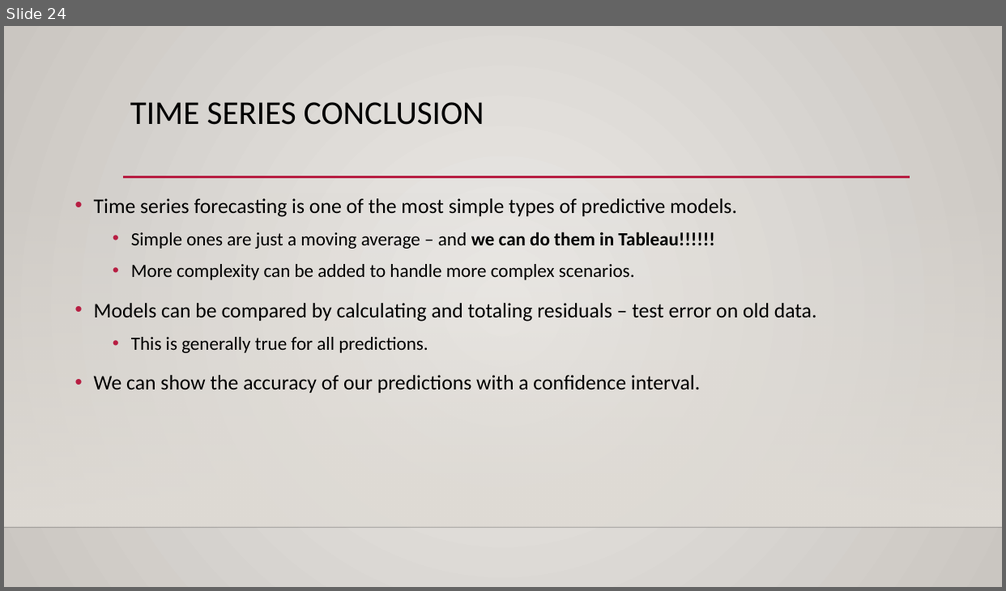
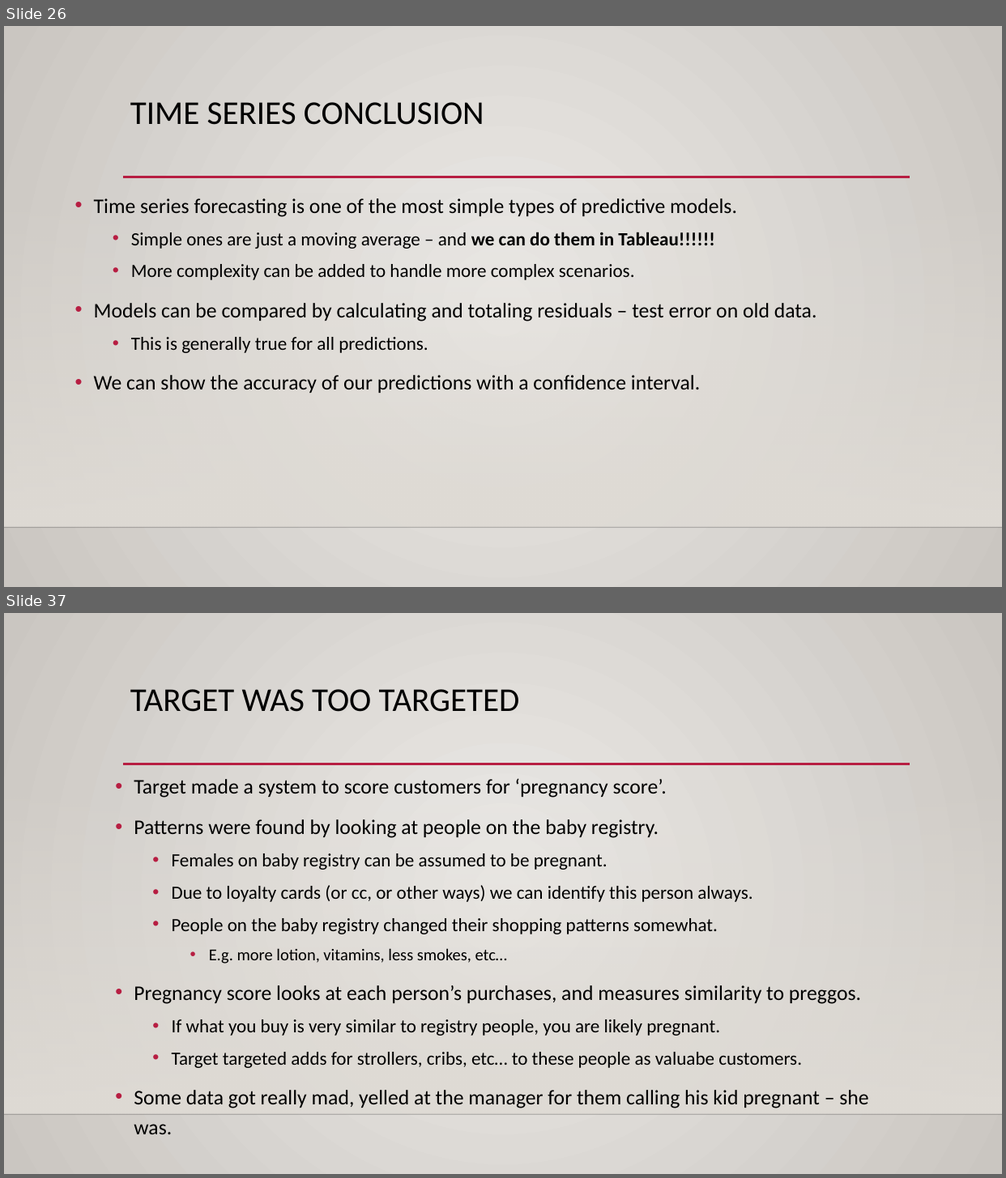
Before and after one commit to AkeemSemper/ml_datasets, a slide deck: slides/TimeSeries.pptx. Shown one above the other, each under a label of ours: slide 24 before the commit, slides 26 and 37 after it; the slides between them are not shown. The pictures are 1006x591 and 1006x1178 pixels, drawn with LibreOffice and Linux fonts; fonts in the diff are those of the drawing; background and template pictures are left out. Boxes give left, top, right and bottom in pixels: in the first picture for what was removed or moved away, otherwise in the second. Text is boxed around its words. In the diff, an @@ line names an element or a change of style, - is before the commit and + after.

```diff
--- a/slides/TimeSeries.pptx
+++ b/slides/TimeSeries.pptx
@@ slide 37 added at bbox=[4, 613, 1002, 1174], background gradient #ECEAE7 to #CAC7C1; not listed: 3 template elements that a slide beside it also shows @@
@@ title added at bbox=[130, 689, 520, 712], 32 pt, text #000000 @@
+TARGET WAS TOO TARGETED
@@ text added at bbox=[134, 778, 868, 1109], 18 pt, text #000000 @@
+• Target made a system to score customers for ‘pregnancy score’.
+• Patterns were found by looking at people on the baby registry.
+  • Females on baby registry can be assumed to be pregnant.
+  • Due to loyalty cards (or cc, or other ways) we can identify this person always.
+  • People on the baby registry changed their shopping patterns somewhat.
+    • E.g. more lotion, vitamins, less smokes, etc…
+• Pregnancy score looks at each person’s purchases, and measures similarity to preggos.
+  • If what you buy is very similar to registry people, you are likely pregnant.
+  • Target targeted adds for strollers, cribs, etc… to these people as valuabe customers.
+• Some data got really mad, yelled at the manager for them calling his kid pregnant – she was.
@@ what was slide 24 is now slide 26 @@
```
Also in this commit, not shown: 1 slide changed, 15 other slides added, 1 slide removed, 1 other file.
